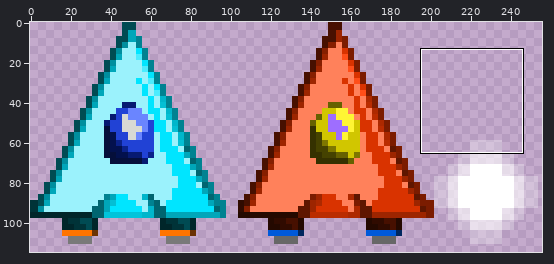
Edited in one commit: sprite sheet (android/assets/textures/mainAtlas.png). The picture above shows the old version from afar; the outline marks the close-up.
Close-up. Before the commit:
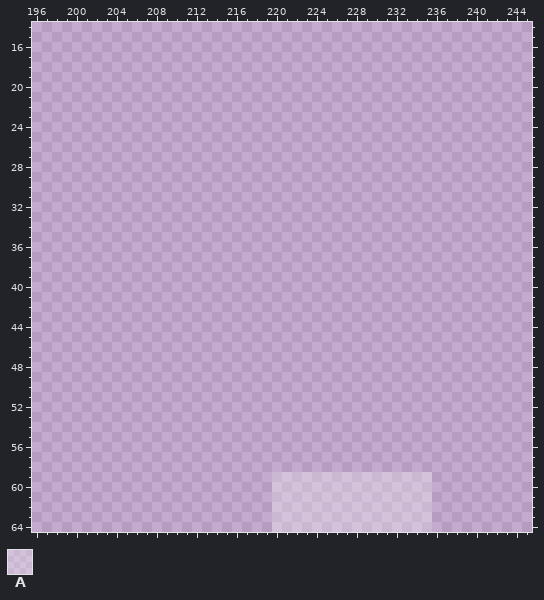
The file is 256x128 pixels. Colours within 5 levels of each other are drawn and written as one. Shown: x 196..245, y 14..64. The wide view leaves out empty margins.
Palette (. is transparent): A #ffffff47
Pixels before (only the part around the change), first column x 197:
14 .................................................
15 .................................................
16 .................................................
17 .................................................
18 .................................................
19 .................................................
20 .................................................
21 .................................................
22 .................................................
23 .................................................
24 .................................................
25 .................................................
26 .................................................
27 .................................................
28 .................................................
29 .................................................
30 .................................................
31 .................................................
32 .................................................
33 .................................................
34 .................................................
35 .................................................
36 .................................................
37 .................................................
38 .................................................
39 .................................................
40 .................................................
41 .................................................
42 .................................................
43 .................................................
44 .................................................
45 .................................................
46 .................................................
47 .................................................
48 .................................................
49 .................................................
50 .................................................
51 .................................................
52 .................................................
53 .................................................
54 .................................................
55 .................................................
56 .................................................
57 .................................................
58 .................................................
59 .......................AAAAAAAAAAAAAAAA..........
60 .......................AAAAAAAAAAAAAAAA..........
61 .......................AAAAAAAAAAAAAAAA..........
62 .......................AAAAAAAAAAAAAAAA..........
63 .......................AAAAAAAAAAAAAAAA..........
64 .......................AAAAAAAAAAAAAAAA..........
The result:
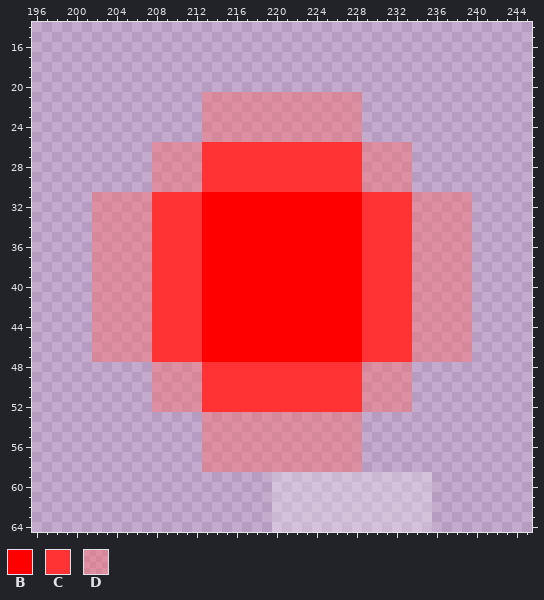
Colours new in this view: B #fe0000  C #ff3333  D #fb717178
Changes in this commit:
Changed rows in their new state; - is an unchanged pixel.
first column x 202:
21 -----------DDDDDDDDDDDDDDDD-----------
22 -----------DDDDDDDDDDDDDDDD-----------
23 -----------DDDDDDDDDDDDDDDD-----------
24 -----------DDDDDDDDDDDDDDDD-----------
25 -----------DDDDDDDDDDDDDDDD-----------
26 ------DDDDDCCCCCCCCCCCCCCCCDDDDD------
27 ------DDDDDCCCCCCCCCCCCCCCCDDDDD------
28 ------DDDDDCCCCCCCCCCCCCCCCDDDDD------
29 ------DDDDDCCCCCCCCCCCCCCCCDDDDD------
30 ------DDDDDCCCCCCCCCCCCCCCCDDDDD------
31 DDDDDDCCCCCBBBBBBBBBBBBBBBBCCCCCDDDDDD
32 DDDDDDCCCCCBBBBBBBBBBBBBBBBCCCCCDDDDDD
33 DDDDDDCCCCCBBBBBBBBBBBBBBBBCCCCCDDDDDD
34 DDDDDDCCCCCBBBBBBBBBBBBBBBBCCCCCDDDDDD
35 DDDDDDCCCCCBBBBBBBBBBBBBBBBCCCCCDDDDDD
36 DDDDDDCCCCCBBBBBBBBBBBBBBBBCCCCCDDDDDD
37 DDDDDDCCCCCBBBBBBBBBBBBBBBBCCCCCDDDDDD
38 DDDDDDCCCCCBBBBBBBBBBBBBBBBCCCCCDDDDDD
39 DDDDDDCCCCCBBBBBBBBBBBBBBBBCCCCCDDDDDD
40 DDDDDDCCCCCBBBBBBBBBBBBBBBBCCCCCDDDDDD
41 DDDDDDCCCCCBBBBBBBBBBBBBBBBCCCCCDDDDDD
42 DDDDDDCCCCCBBBBBBBBBBBBBBBBCCCCCDDDDDD
43 DDDDDDCCCCCBBBBBBBBBBBBBBBBCCCCCDDDDDD
44 DDDDDDCCCCCBBBBBBBBBBBBBBBBCCCCCDDDDDD
45 DDDDDDCCCCCBBBBBBBBBBBBBBBBCCCCCDDDDDD
46 DDDDDDCCCCCBBBBBBBBBBBBBBBBCCCCCDDDDDD
47 DDDDDDCCCCCBBBBBBBBBBBBBBBBCCCCCDDDDDD
48 ------DDDDDCCCCCCCCCCCCCCCCDDDDD------
49 ------DDDDDCCCCCCCCCCCCCCCCDDDDD------
50 ------DDDDDCCCCCCCCCCCCCCCCDDDDD------
51 ------DDDDDCCCCCCCCCCCCCCCCDDDDD------
52 ------DDDDDCCCCCCCCCCCCCCCCDDDDD------
53 -----------DDDDDDDDDDDDDDDD-----------
54 -----------DDDDDDDDDDDDDDDD-----------
55 -----------DDDDDDDDDDDDDDDD-----------
56 -----------DDDDDDDDDDDDDDDD-----------
57 -----------DDDDDDDDDDDDDDDD-----------
58 -----------DDDDDDDDDDDDDDDD-----------
Pixel boxes of the changes (left, top, right, bottom) in both close-ups:
added: (92, 92, 472, 472)
